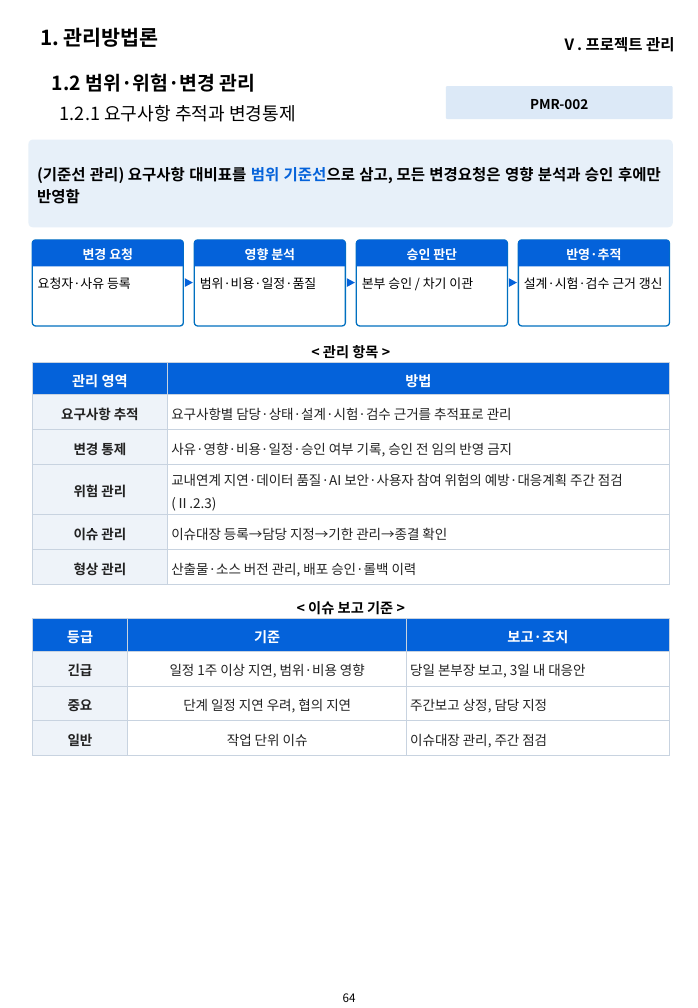
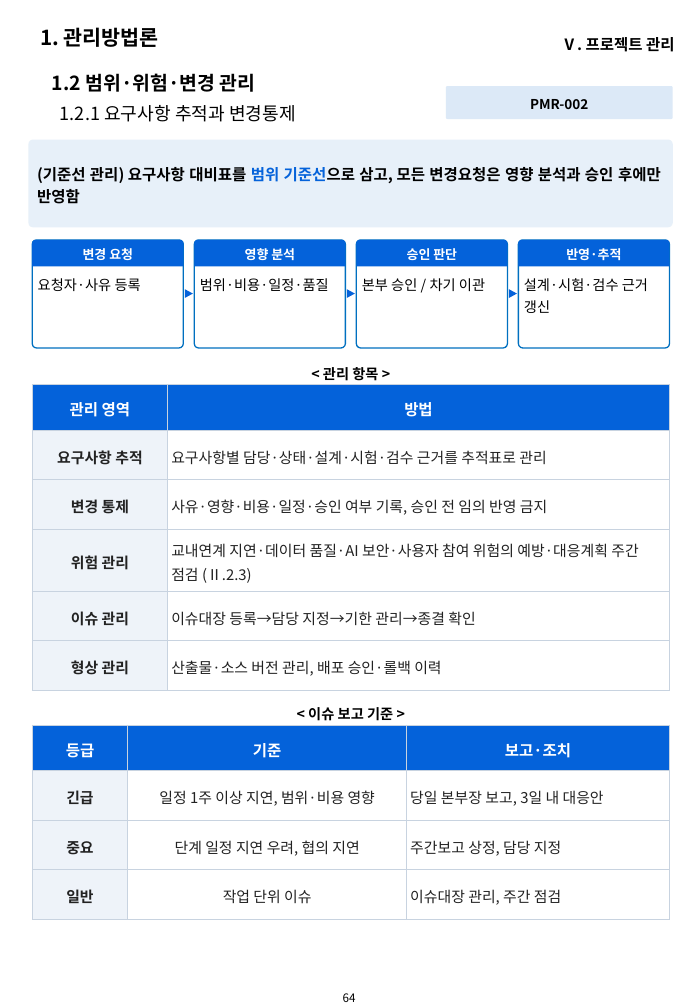
Before and after one commit to hwangsteeve-tech/hbjw, a slide deck: slide 64 of proposals/2026-10_pnu-ai-platform/pnu_proposal.pptx. Drawn at 698x1008 pixels with LibreOffice and Linux fonts; fonts in the diff are those of the drawing; background and template pictures are left out. Boxes give left, top, right and bottom in pixels: in the first picture for what was removed or moved away, otherwise in the second. Text is boxed around its words. In the diff, an @@ line names an element or a change of style, - is before the commit and + after.

```diff
--- a/proposals/2026-10_pnu-ai-platform/pnu_proposal.pptx
+++ b/proposals/2026-10_pnu-ai-platform/pnu_proposal.pptx
@@ rounded rectangle: place and size @@
-rounded rectangle at <box>33,240,183,327</box>
+rounded rectangle at <box>33,240,183,348</box>
@@ rounded rectangle: place and size @@
-rounded rectangle at <box>195,240,345,327</box>
+rounded rectangle at <box>195,240,345,348</box>
@@ rounded rectangle: place and size @@
-rounded rectangle at <box>356,240,507,327</box>
+rounded rectangle at <box>356,240,507,348</box>
@@ rounded rectangle: place and size @@
-rounded rectangle at <box>518,240,669,327</box>
+rounded rectangle at <box>518,240,669,348</box>
@@ size 10 to 11 pt in 4 elements at <box>38,278,141,291</box>, <box>200,278,329,291</box>, <box>362,278,485,291</box>, <box>524,278,648,313</box> @@
@@ 3 triangles: place and size @@
-3 triangles at <box>184,278,517,287</box>
+3 triangles at <box>184,289,517,298</box>
@@ text "< 관리 항목 >": place and size @@
-text "< 관리 항목 >" at <box>323,345,378,359</box>
+text "< 관리 항목 >" at <box>323,367,378,381</box>
@@ table at <box>33,384,669,691</box> @@
@@ size 11 to 12 pt in "관리 영역", "방법" @@
@@ size 10.5 to 11.5 pt @@
@@ table: place and size @@
-table at <box>33,363,669,584</box>
+table at <box>33,384,669,691</box>
@@ text "< 이슈 보고 기준 >": place and size @@
-text "< 이슈 보고 기준 >" at <box>308,601,393,615</box>
+text "< 이슈 보고 기준 >" at <box>308,707,393,721</box>
@@ table at <box>33,725,670,919</box> @@
@@ size 11 to 12 pt in "등급", "기준", "보고·조치" @@
@@ size 10.5 to 11.5 pt in "긴급", "일정 1주 이상 지연, 범위·비용 영향", "당일 본부장 보고, 3일 내 대응안", "중요" and 5 more places @@
@@ table: place and size @@
-table at <box>33,619,670,756</box>
+table at <box>33,725,670,919</box>
```
Also in this commit, not shown: 61 other slides changed, 13 other files.
